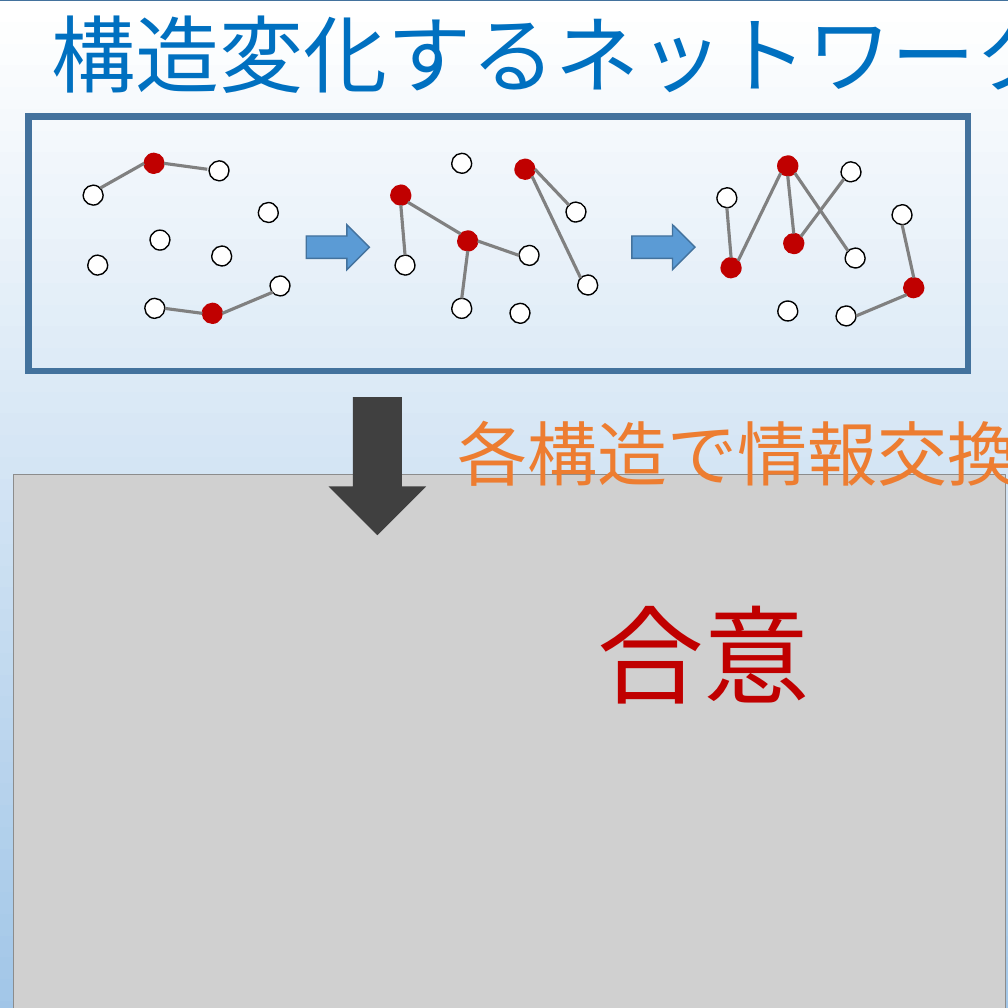
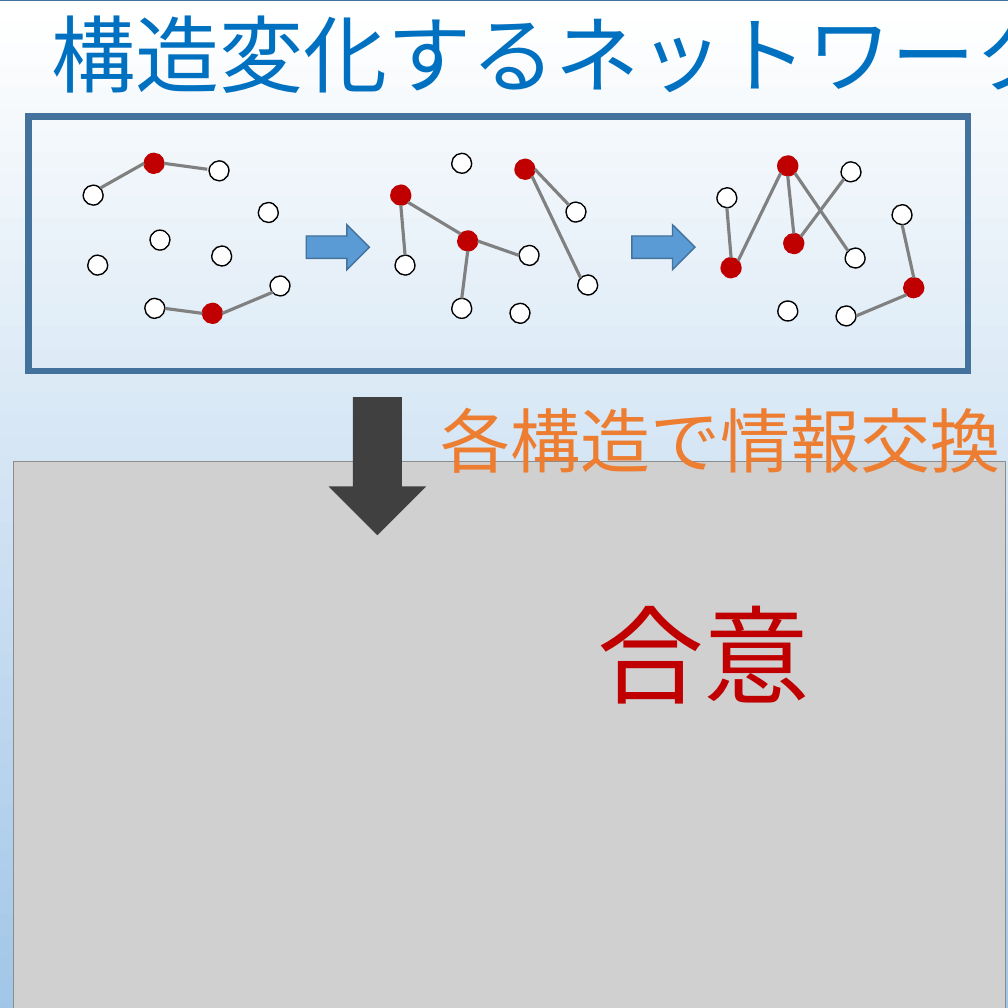
Before and after one commit to masaki-ogura/masakiogura-com, a slide deck: slide 1 of images/tagawa.pptx. Drawn at 1008x1008 pixels with LibreOffice and Linux fonts; fonts in the diff are those of the drawing; grey boxes stand for pictures. Boxes give left, top, right and bottom in pixels: in the first picture for what was removed or moved away, otherwise in the second. Text is boxed around its words. In the diff, an @@ line names an element or a change of style, - is before the commit and + after.

```diff
--- a/images/tagawa.pptx
+++ b/images/tagawa.pptx
@@ text "各構造で情報交換" rewrapped from (458, 421, 1008, 498) to (441, 408, 1001, 473) @@
@@ picture: place and size @@
-picture at (13, 475, 1006, 1008)
+picture at (13, 462, 1006, 1008)
```
Also in this commit, not shown: 3 other files.
